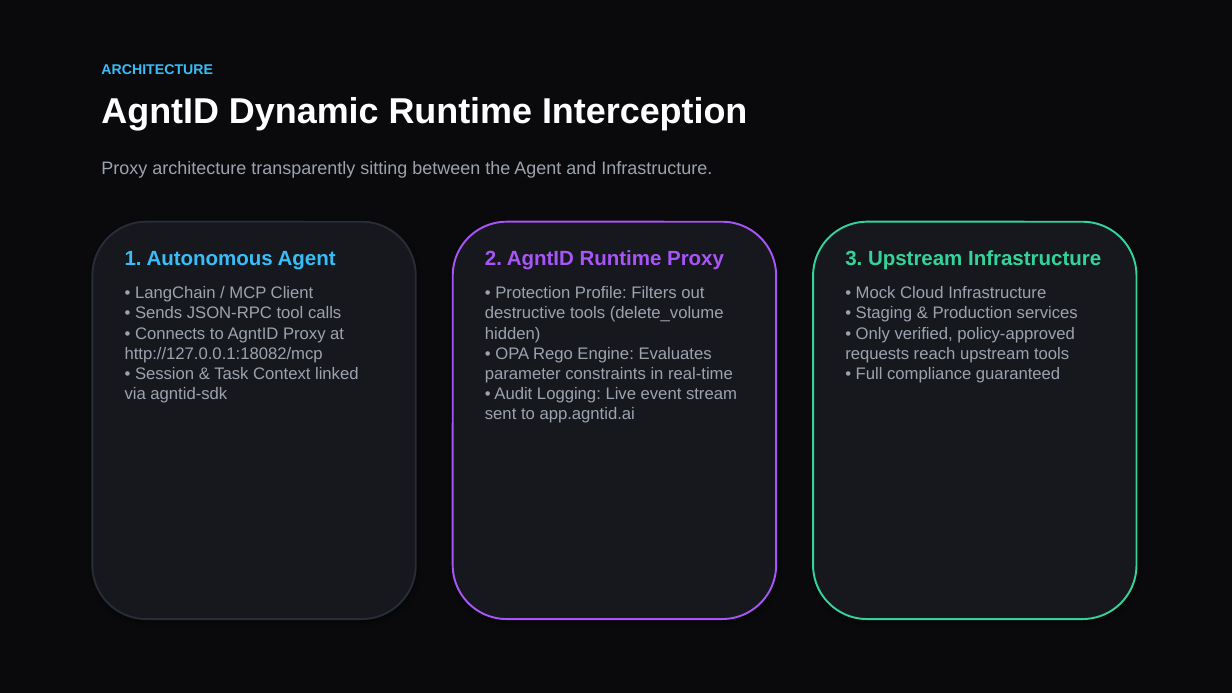
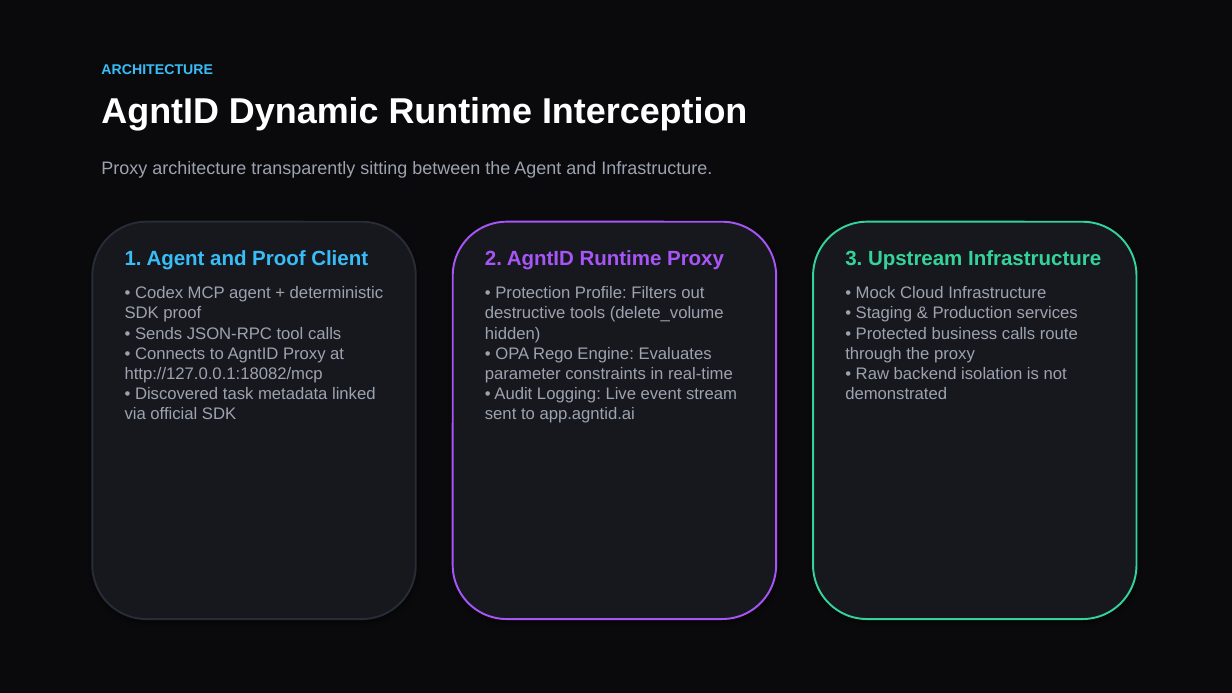
Before and after one commit to AkshatNaruka/StagingGuard, a slide deck: slide 5 of presentation/StagingGuard_AgntID_Pitch.pptx. Drawn at 1232x693 pixels with LibreOffice and Linux fonts; fonts in the diff are those of the drawing. Boxes give left, top, right and bottom in pixels: in the first picture for what was removed or moved away, otherwise in the second. Text is boxed around its words. In the diff, an @@ line names an element or a change of style, - is before the commit and + after.

```diff
--- a/presentation/StagingGuard_AgntID_Pitch.pptx
+++ b/presentation/StagingGuard_AgntID_Pitch.pptx
@@ text at (125,250,383,419): text changed @@
-1. Autonomous Agent
-• LangChain / MCP Client
-• Sends JSON-RPC tool calls
-• Connects to AgntID Proxy at http://127.0.0.1:18082/mcp
-• Session & Task Context linked via agntid-sdk
+1. Agent and Proof Client
+• Codex MCP agent + deterministic SDK proof
+• Sends JSON-RPC tool calls
+• Connects to AgntID Proxy at http://127.0.0.1:18082/mcp
+• Discovered task metadata linked via official SDK
@@ text at (845,286,1078,399): text changed @@
-• Mock Cloud Infrastructure
-• Staging & Production services
-• Only verified, policy-approved requests reach upstream tools
-• Full compliance guaranteed
+• Mock Cloud Infrastructure
+• Staging & Production services
+• Protected business calls route through the proxy
+• Raw backend isolation is not demonstrated
```
Also in this commit, not shown: 7 other slides changed, 6 other files.
